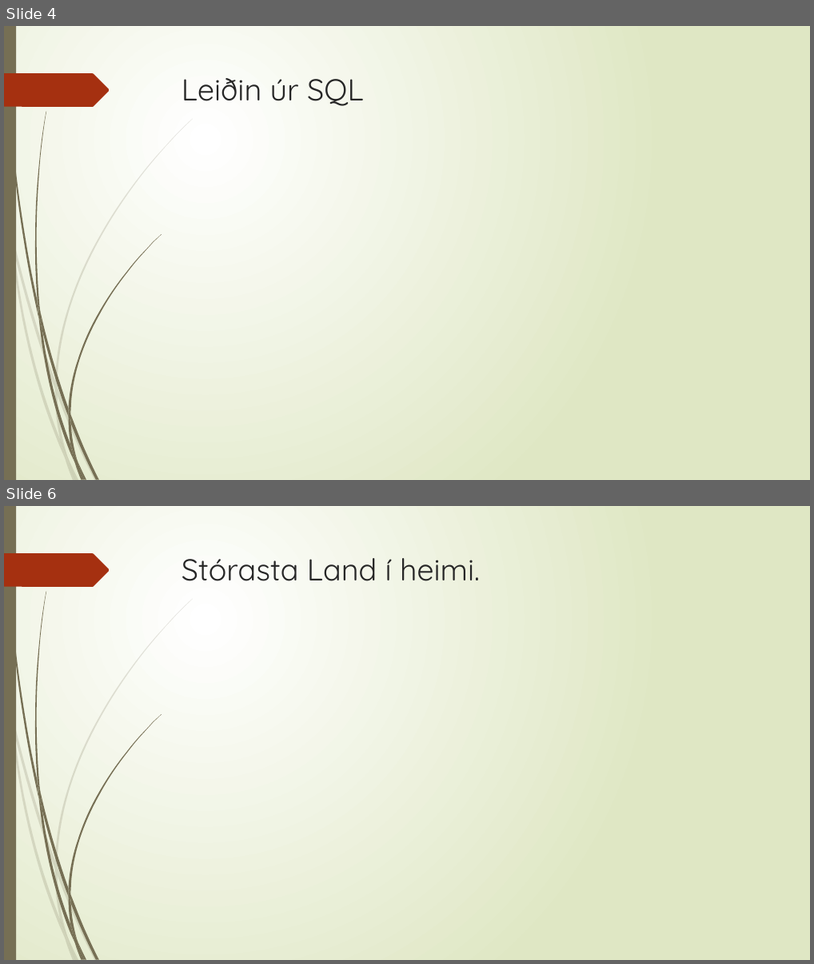
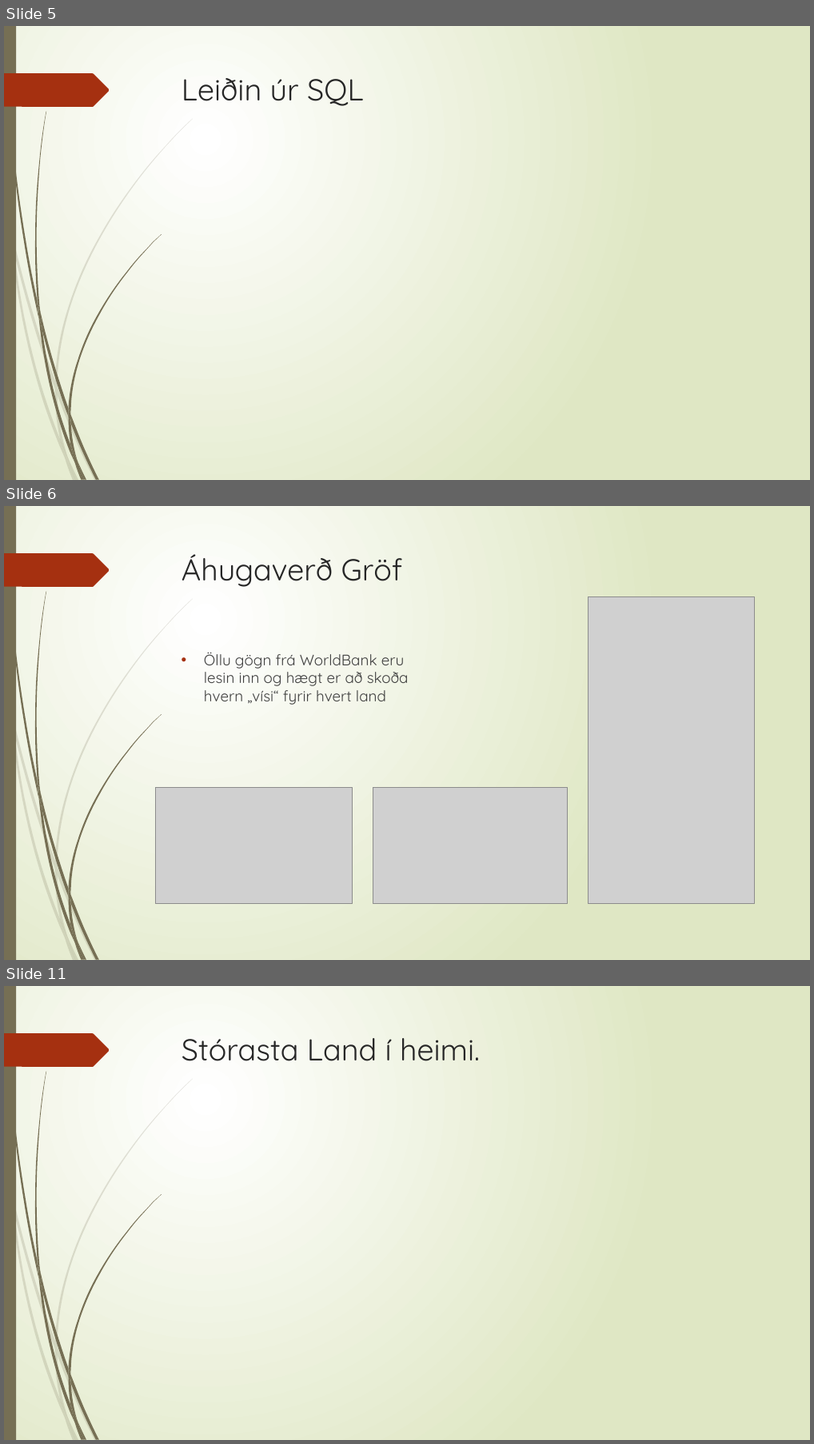
Before and after one commit to thortom/T-316-GAVI, a slide deck: Verkefni3/Kynning.pptx. Shown one above the other, each under a label of ours: slides 4 and 6 before the commit, slides 5, 6 and 11 after it; the slides between them are not shown. The pictures are 814x964 and 814x1444 pixels, drawn with LibreOffice and Linux fonts; fonts in the diff are those of the drawing; grey boxes stand for pictures. Boxes give left, top, right and bottom in pixels: in the first picture for what was removed or moved away, otherwise in the second. Text is boxed around its words. In the diff, an @@ line names an element or a change of style, - is before the commit and + after.

Commit message:
stuff fyrir kynningu

```diff
--- a/Verkefni3/Kynning.pptx
+++ b/Verkefni3/Kynning.pptx
@@ slide 6 added at [4, 506, 810, 960], background gradient #FFFFFF to #DFE8C4; not listed: 24 template elements that a slide beside it also shows @@
@@ title added at [182, 554, 403, 587], 36 pt, text #262626 @@
+Áhugaverð Gröf
@@ picture added at [588, 596, 754, 903] @@
@@ text added at [204, 652, 409, 704], 18 pt, text #404040 @@
+• Öllu gögn frá WorldBank eru lesin inn og hægt er að skoða hvern „vísi“ fyrir hvert land
@@ picture added at [156, 788, 353, 904] @@
@@ picture added at [373, 788, 567, 904] @@
@@ what was slide 4 is now slide 5 @@
@@ what was slide 6 is now slide 11 @@
```
Also in this commit, not shown: 2 slides changed, 2 other slides added, 1 slide removed.
